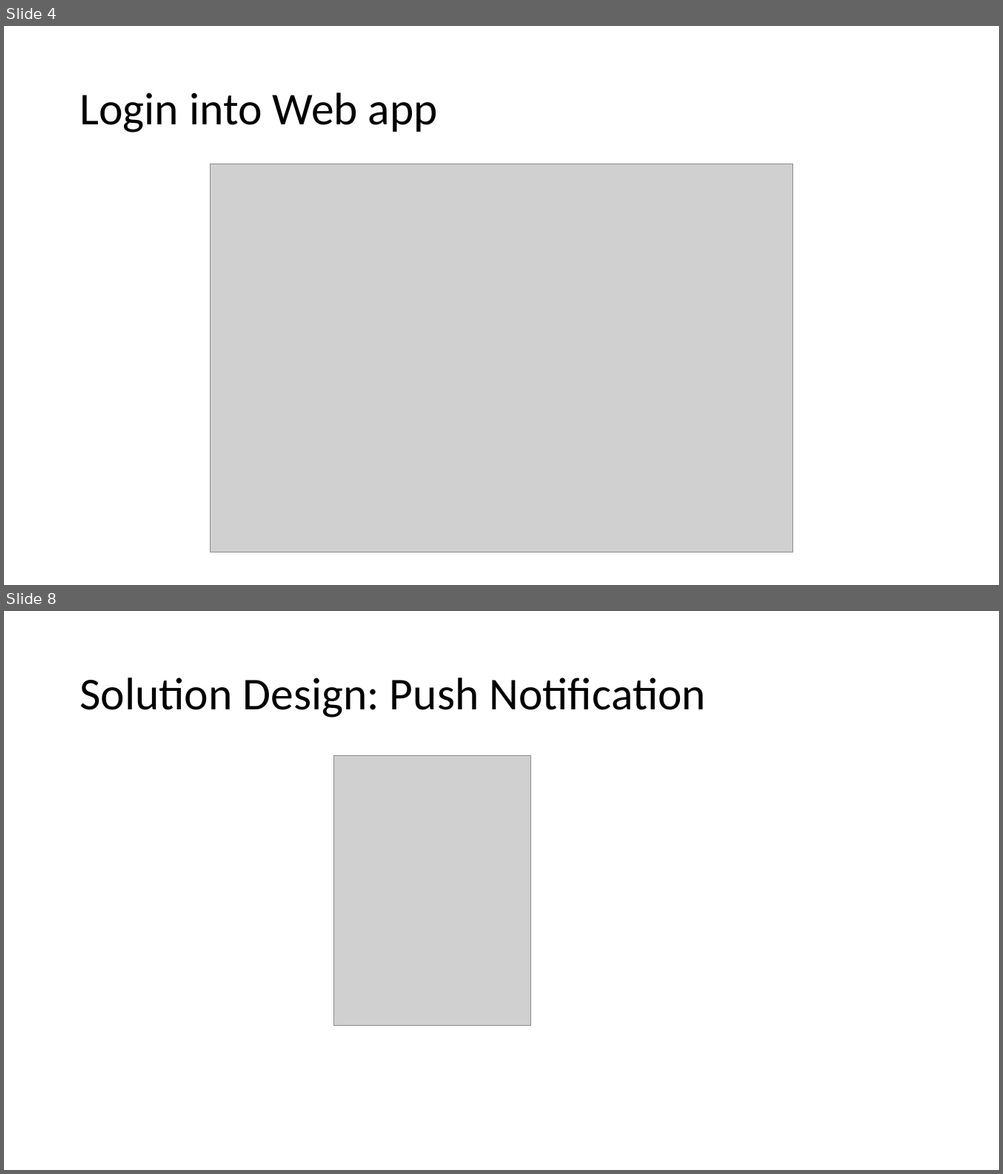
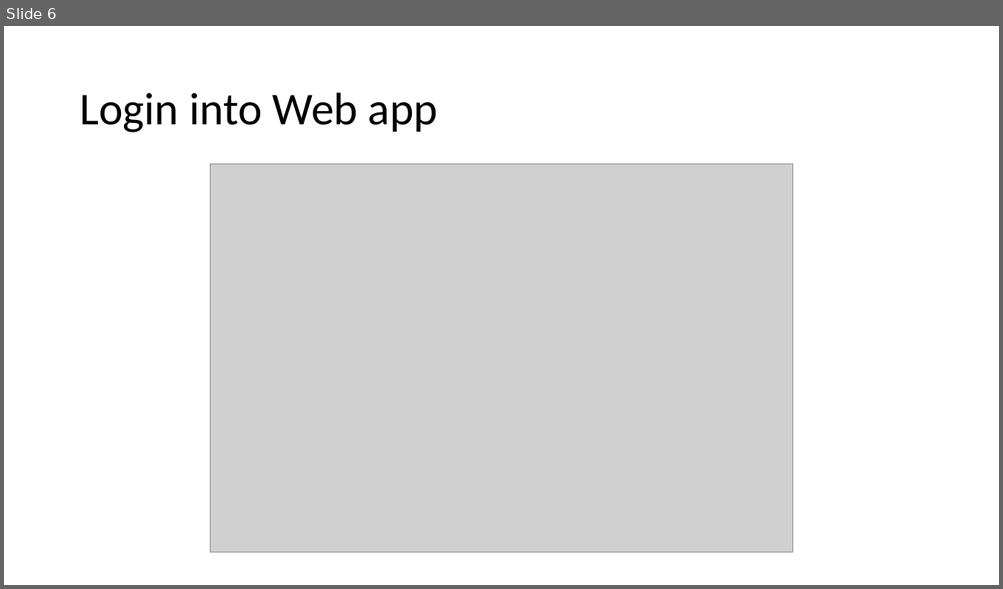
Before and after one commit to zatsepinvl/whatsclub, a slide deck: WhatsClub.pptx. Shown one above the other, each under a label of ours: slides 4 and 8 before the commit, slide 6 after it; the slides between them are not shown. The pictures are 1003x1174 and 1003x589 pixels, drawn with LibreOffice and Linux fonts; fonts in the diff are those of the drawing; grey boxes stand for pictures. Boxes give left, top, right and bottom in pixels: in the first picture for what was removed or moved away, otherwise in the second. Text is boxed around its words. In the diff, an @@ line names an element or a change of style, - is before the commit and + after.

```diff
--- a/WhatsClub.pptx
+++ b/WhatsClub.pptx
@@ slide 8 removed at [4, 611, 999, 1170], background #FFFFFF @@
@@ title removed at [79, 678, 706, 718] @@
-Solution Design: Push Notification
@@ picture removed at [334, 756, 531, 1027] @@
@@ what was slide 4 is now slide 6 @@
```
Also in this commit, not shown: 4 slides changed, 4 slides added, 3 other slides removed, 19 other files.
